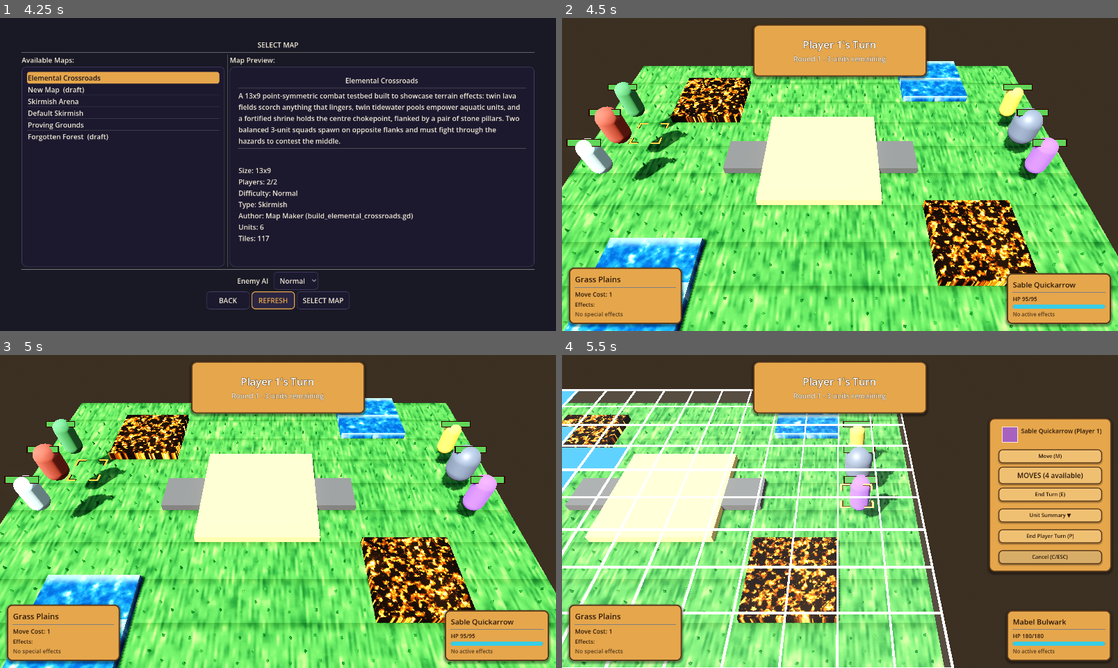
Above: before the commit, frames 1-4 (two rows, left to right).
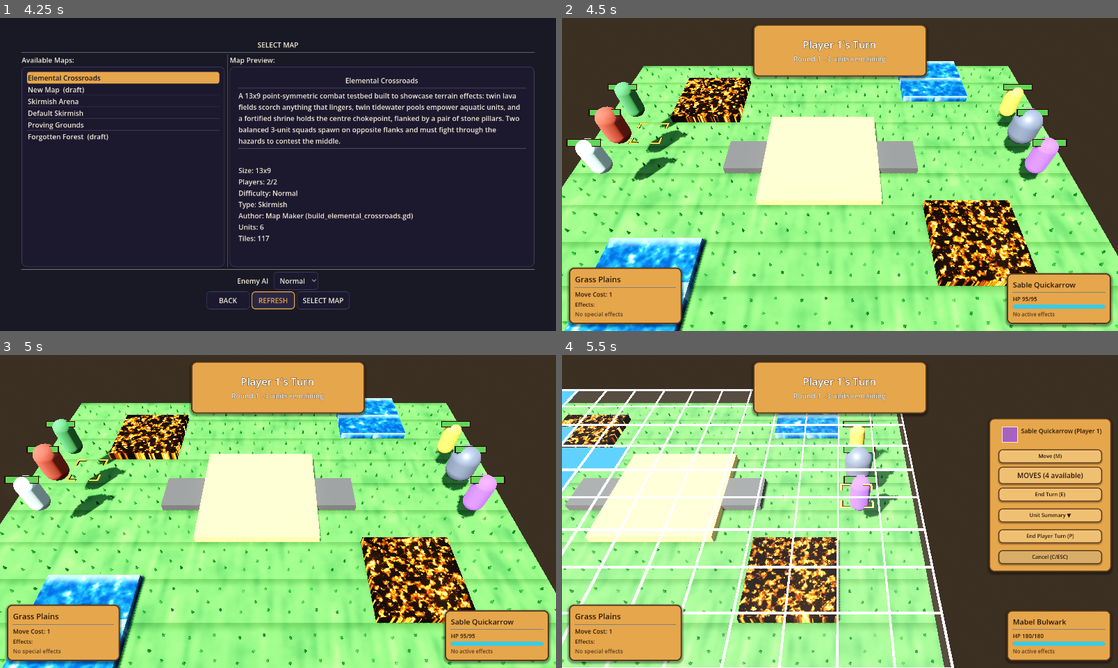
Above: after the commit, the same moments.

Repository: K-ennethA/Conquest
Game: Godot game, scene res://menus/MainMenu.tscn
Two runs of this game, one before a commit and one after it. Both use one fixed random seed, a clock stepped at 60 frames per second and the inputs below.
Inputs (mouse positions are in pixels of both pictures, inside the frame that each line leads up to):
- Up to frame 1 (4.25 s): click "Single Player" at 0.5 s; click "Traditional Turn System" at 1.25 s; click "Normal" at 2 s; click "Normal" at 2.75 s; click "REFRESH" at 3.5 s
- Up to frame 2 (4.5 s): click "SELECT MAP" at 4.25 s
- Up to frame 3 (5 s): no input
- Up to frame 4 (5.5 s): tap Enter (ui_accept) at 5, 5.27 s; move the mouse to (962, 495) at 5.02 s; hold Right (ui_right) from 5.03 s (still down); hold Shift from 5.03 s (still down); click (962, 495) at 5.17 s

Frame 1 is identical in both runs. In frame 2, 37% of the frame differs, in the area x 0-100%, y 15-100%; in frame 3, 37%; in frame 4, 21%.

Commit message:
fix(tiles): clean up the stylized grass -- kill the far-distance shimmer/noise
The grass read as noisy, streaky mud, worst at distance. Root cause: the procedural
blade pattern (blade_scale 9) has no mipmaps, so far tiles aliased into shimmering
noise; the dark palette + high contrast made it muddy.

- stylized_grass.gdshader: fade the FINE blade detail out with camera distance
  (near = blades+tuft mix, far = smooth low-frequency tuft clumps only), so far
  tiles read as clean stylized grass instead of shimmering noise.
- material: softer, larger pattern (blade_scale 9->3.5, tuft_scale 2->1.4,
  contrast 1.15->0.8) and a lifted, less-muddy three-tone palette.

Verified by screenshot: the field is clean stylized green at every distance and the
forest layout reads clearly. Any tile sharing this shader/material benefits.

Co-Authored-By: Claude Opus 4.8 <noreply@anthropic.com>

Diff:
--- a/tile_objects/tiles/materials/stylized_grass_material.tres
+++ b/tile_objects/tiles/materials/stylized_grass_material.tres
@@ -6,12 +6,12 @@
 resource_name = "StylizedGrass"
 render_priority = 0
 shader = ExtResource("1_grass")
-shader_parameter/grass_dark = Color(0.09, 0.28, 0.12, 1)
-shader_parameter/grass_mid = Color(0.22, 0.52, 0.2, 1)
-shader_parameter/grass_bright = Color(0.5, 0.74, 0.32, 1)
-shader_parameter/blade_scale = 9.0
-shader_parameter/tuft_scale = 2.0
-shader_parameter/pattern_contrast = 1.15
+shader_parameter/grass_dark = Color(0.17, 0.4, 0.19, 1)
+shader_parameter/grass_mid = Color(0.29, 0.56, 0.25, 1)
+shader_parameter/grass_bright = Color(0.47, 0.72, 0.34, 1)
+shader_parameter/blade_scale = 3.5
+shader_parameter/tuft_scale = 1.4
+shader_parameter/pattern_contrast = 0.8
 shader_parameter/wind_speed = 0.4
 shader_parameter/wind_strength = 0.14
 shader_parameter/wind_dir = Vector2(1, 0.35)
--- a/tile_objects/tiles/shaders/stylized_grass.gdshader
+++ b/tile_objects/tiles/shaders/stylized_grass.gdshader
@@ -58,7 +58,13 @@
 	// Vertical blade streaks (stretched noise) + soft tuft clumps.
 	float blades = vnoise(vec2(wp.x * blade_scale, wp.y * blade_scale * 0.22));
 	float tuft = fbm(wp * tuft_scale + wind * 2.0);
-	float t = mix(blades, tuft, 0.5);
+	// Fade the FINE blade detail out with camera distance: procedural detail has no
+	// mipmaps, so far tiles otherwise shimmer into muddy noise. Near, keep the
+	// blades+tuft mix; far, fall back to the smooth low-frequency tuft clumps.
+	float cam_dist = length(world_pos - CAMERA_POSITION_WORLD);
+	float near_amt = 1.0 - smoothstep(10.0, 42.0, cam_dist);
+	float detailed = mix(blades, tuft, 0.5);
+	float t = mix(tuft, detailed, near_amt);
 	t = clamp((t - 0.5) * pattern_contrast + 0.5, 0.0, 1.0);
 
 	// Three-tone stylized ramp.
